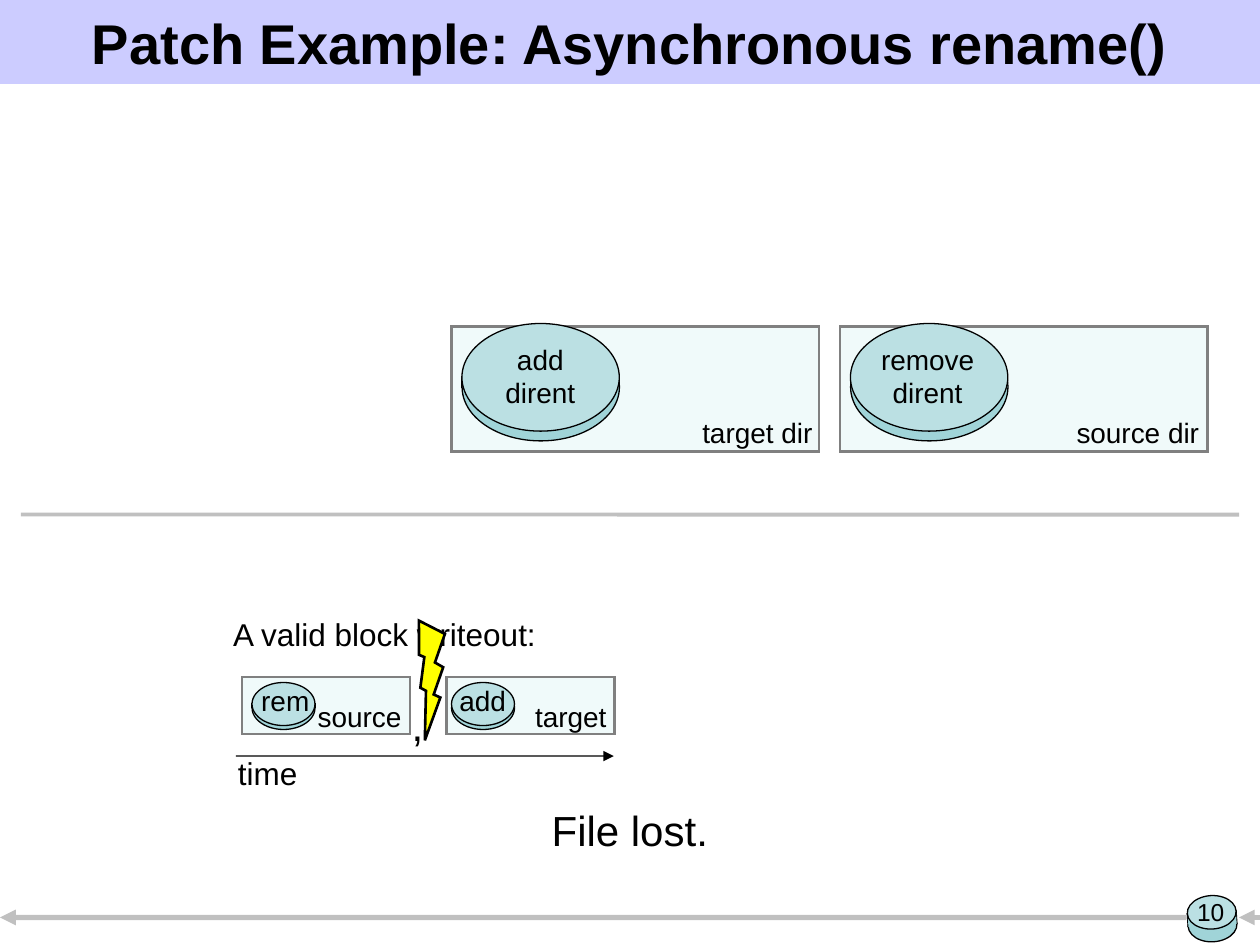
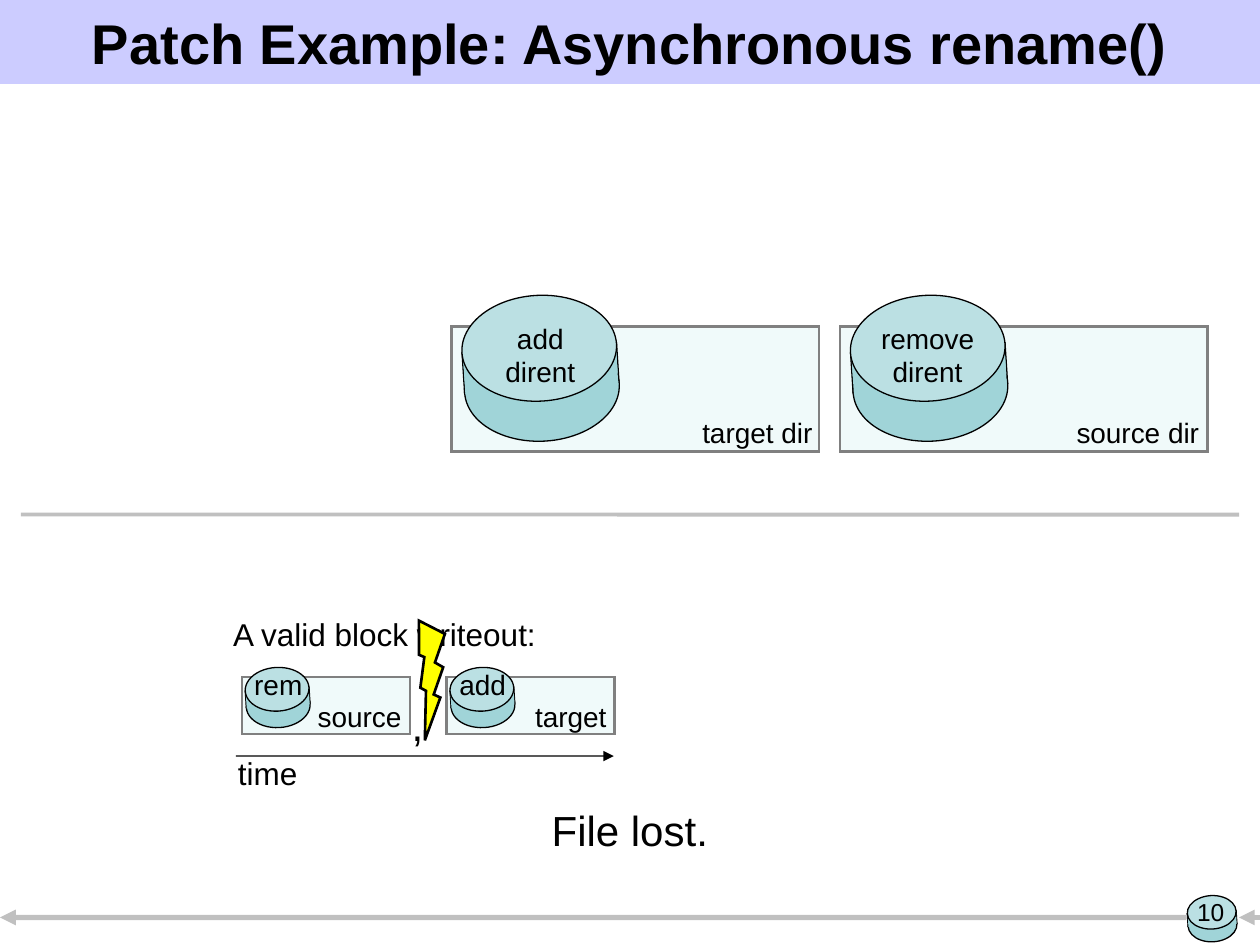
Before and after one commit to ucla-readable/fstitch-doc, a slide deck: slide 10 of sosp/pres.ppt. Drawn at 1260x945 pixels with LibreOffice and Linux fonts; fonts in the diff are those of the drawing. Boxes give left, top, right and bottom in pixels: in the first picture for what was removed or moved away, otherwise in the second. Text is boxed around its words. In the diff, an @@ line names an element or a change of style, - is before the commit and + after.

Commit message:
Revert to e48819c1fccedc65bc6fd3e7aae8819ba793f86e (Remove crash todo...) to move from thin back to thick patches.

```diff
--- a/sosp/pres.ppt
+++ b/sosp/pres.ppt
@@ text "add": place and size @@
-text "add" at <box>505,349,575,404</box>
+text "add" at <box>505,328,575,383</box>
@@ text "remove": place and size @@
-text "remove" at <box>881,355,974,404</box>
+text "remove" at <box>881,334,974,383</box>
@@ text "rem": place and size @@
-text "rem" at <box>261,689,309,712</box>
+text "rem" at <box>254,674,302,696</box>
@@ rotation 0 to 356 degrees in 16 elements at <box>850,331,1011,445</box>, <box>462,331,623,445</box>, <box>450,682,516,730</box>, <box>245,682,311,730</box>, <box>449,666,515,714</box>, <box>245,666,311,714</box>, <box>848,291,1008,405</box>, <box>460,291,620,405</box>, <box>852,344,1008,394</box>, <box>463,344,619,394</box>, <box>451,687,515,708</box>, <box>245,687,309,708</box>, <box>851,343,1008,393</box>, <box>463,343,620,393</box>, <box>451,687,516,708</box>, <box>245,687,310,708</box> @@
@@ text "add": place and size @@
-text "add" at <box>459,689,506,712</box>
+text "add" at <box>459,674,506,696</box>
```
Also in this commit, not shown: 18 other slides changed, 2 slides added, 1 slide removed.
